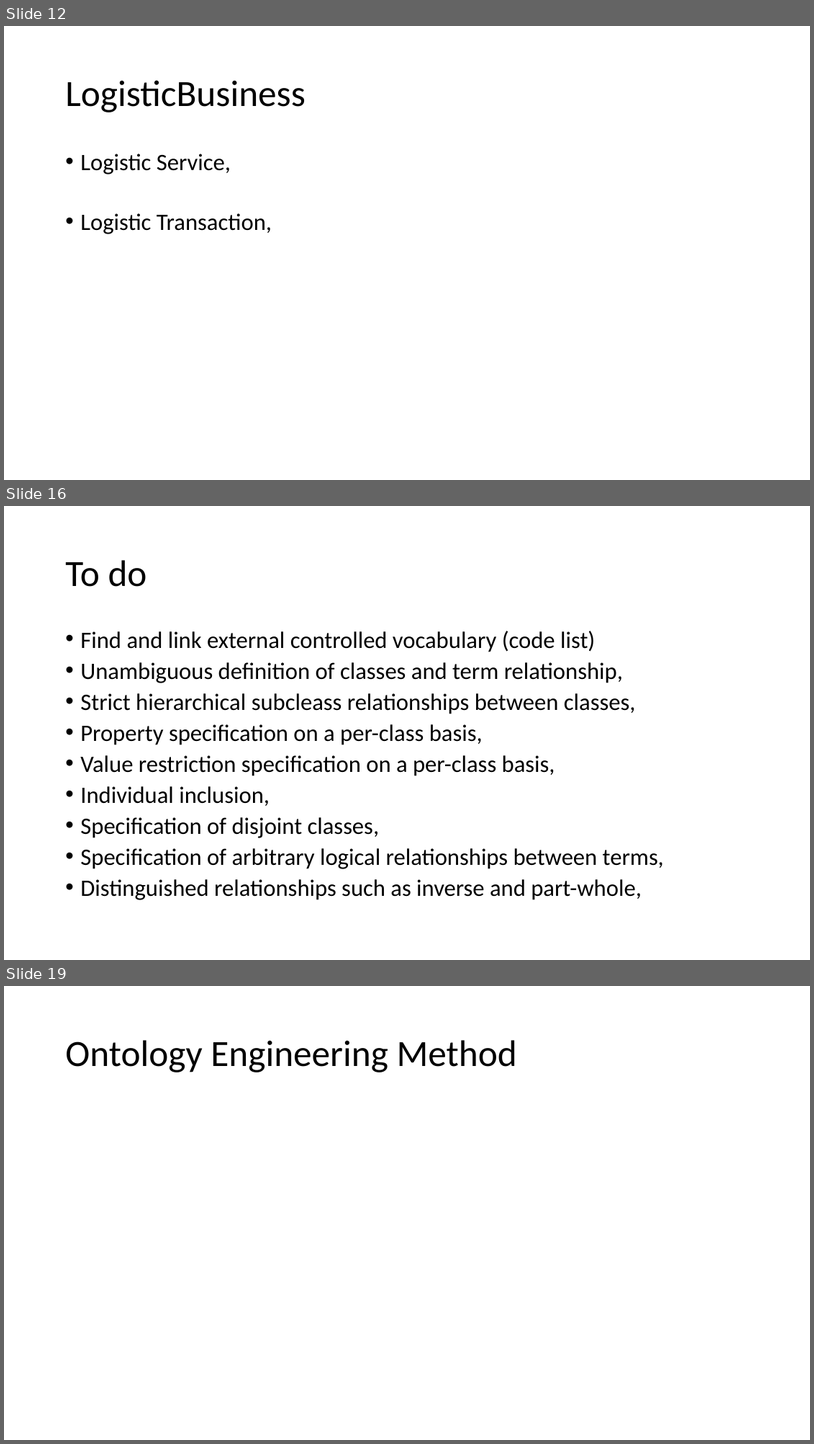
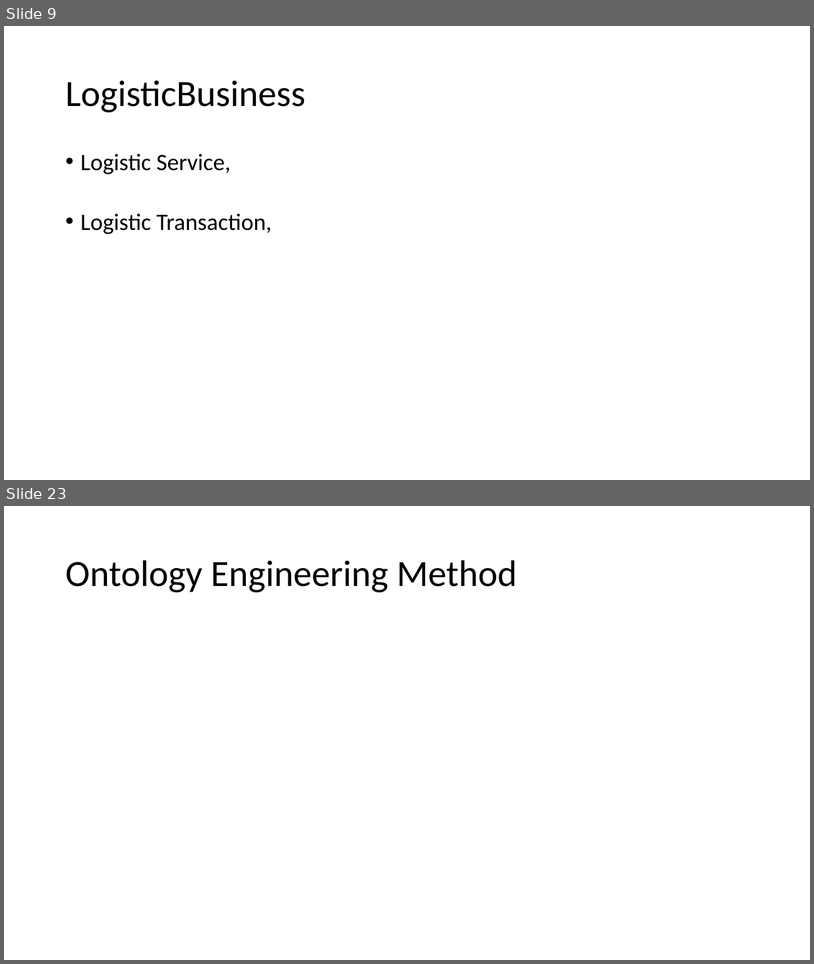
Before and after one commit to federatedplatforms/FEDeRATED-Semantic-Model, a slide deck: Presentation/Logistic_KnowledgeGraph.pptx. Shown one above the other, each under a label of ours: slides 12, 16 and 19 before the commit, slides 9 and 23 after it; the slides between them are not shown. The pictures are 814x1444 and 814x964 pixels, drawn with LibreOffice and Linux fonts; fonts in the diff are those of the drawing. Boxes give left, top, right and bottom in pixels: in the first picture for what was removed or moved away, otherwise in the second. Text is boxed around its words. In the diff, an @@ line names an element or a change of style, - is before the commit and + after.

```diff
--- a/Presentation/Logistic_KnowledgeGraph.pptx
+++ b/Presentation/Logistic_KnowledgeGraph.pptx
@@ slide 16 removed at <box>4,506,810,960</box>, background #FFFFFF @@
@@ title removed at <box>65,560,147,587</box> @@
-To do
@@ text removed at <box>80,631,664,900</box> @@
-• Find and link external controlled vocabulary (code list)
-• Unambiguous definition of classes and term relationship,
-• Strict hierarchical subcleass relationships between classes,
-• Property specification on a per-class basis,
-• Value restriction specification on a per-class basis,
-• Individual inclusion,
-• Specification of disjoint classes,
-• Specification of arbitrary logical relationships between terms,
-• Distinguished relationships such as inverse and part-whole,
@@ what was slide 12 is now slide 9 @@
@@ what was slide 19 is now slide 23 @@
```
Also in this commit, not shown: 10 slides changed, 9 slides added, 3 other slides removed.
